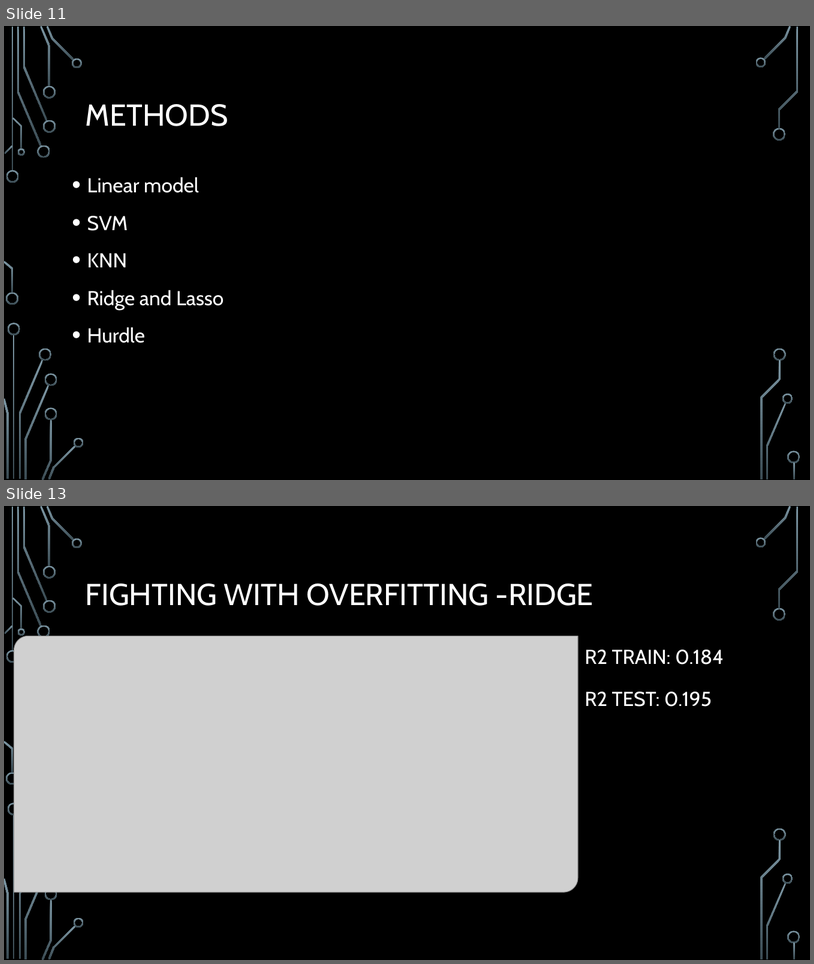
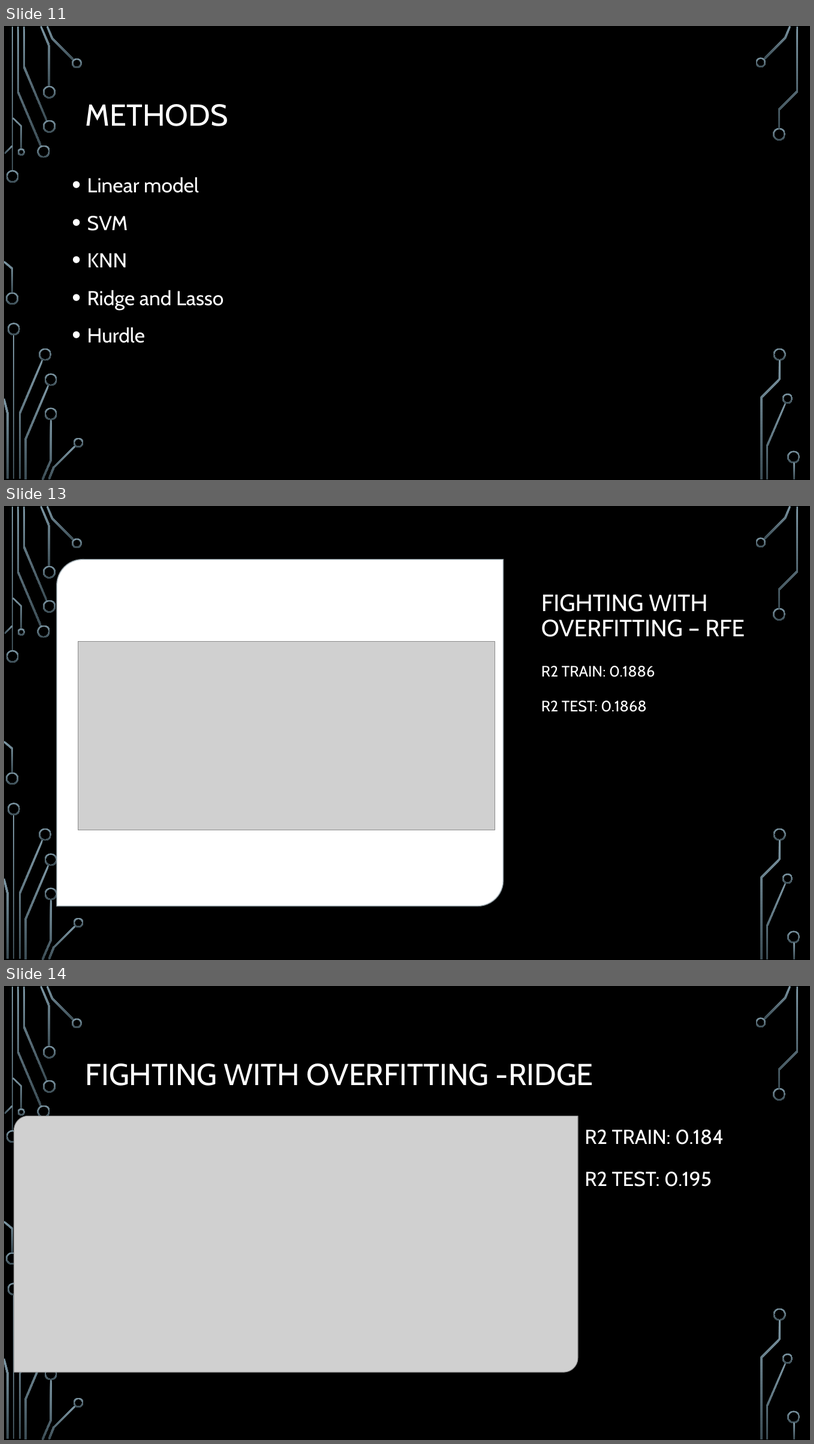
Before and after one commit to bugraefendi/ML-Grades, a slide deck: UpdateMachine Learning I Short Project.pptx. Shown one above the other, each under a label of ours: slides 11 and 13 before the commit, slides 11, 13 and 14 after it; the slides between them are not shown. The pictures are 814x964 and 814x1444 pixels, drawn with LibreOffice and Linux fonts; fonts in the diff are those of the drawing; grey boxes stand for pictures; background and template pictures are left out. Boxes give left, top, right and bottom in pixels: in the first picture for what was removed or moved away, otherwise in the second. Text is boxed around its words. In the diff, an @@ line names an element or a change of style, - is before the commit and + after.

```diff
--- a/UpdateMachine Learning I Short Project.pptx
+++ b/UpdateMachine Learning I Short Project.pptx
@@ slide 13 added at (x1=4, y1=506, x2=810, y2=960), background picture (left out); not listed: 36 template elements that a slide beside it also shows @@
@@ round diag rect added at (x1=57, y1=559, x2=503, y2=905), fill #FFFFFF, outline #B0C0C8 1.5 pt @@
@@ title added at (x1=542, y1=594, x2=745, y2=637), 28 pt, text #FFFFFF @@
+FIGHTING WITH OVERFITTING – RFE
@@ picture added at (x1=78, y1=641, x2=495, y2=829) @@
@@ text added at (x1=542, y1=666, x2=655, y2=712), 18 pt, text #FFFFFF @@
+R2 TRAIN: 0.1886
+R2 TEST: 0.1868
@@ what was slide 13 is now slide 14 @@
```
Also in this commit, not shown: 2 slides changed.
